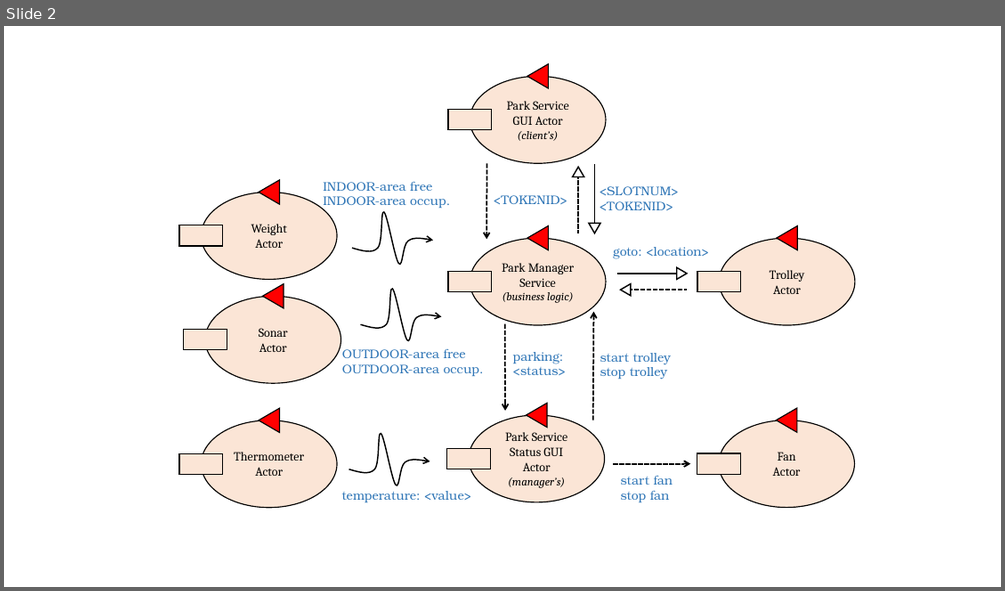
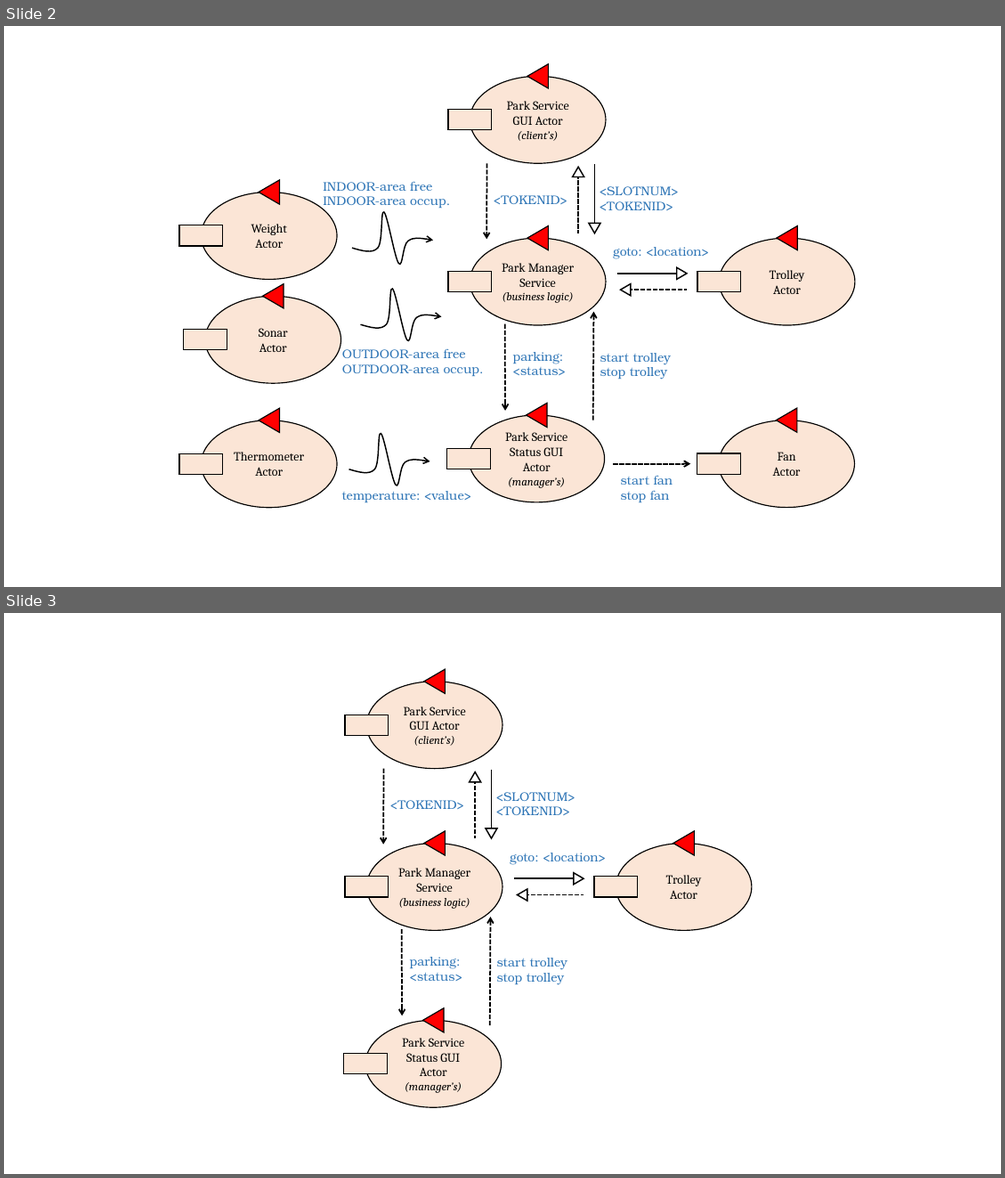
Before and after one commit to JackFantaz/Automated-Car-Parking, a slide deck: userDocs/img/final_task_schema.pptx. Shown one above the other, each under a label of ours: slide 2 before the commit, slides 2 and 3 after it. The pictures are 1005x591 and 1005x1178 pixels, drawn with LibreOffice and Linux fonts; fonts in the diff are those of the drawing. Boxes give left, top, right and bottom in pixels: in the first picture for what was removed or moved away, otherwise in the second. Text is boxed around its words. In the diff, an @@ line names an element or a change of style, - is before the commit and + after.

```diff
--- a/userDocs/img/final_task_schema.pptx
+++ b/userDocs/img/final_task_schema.pptx
@@ slide 3 added at [4, 613, 1001, 1174], background #FFFFFF @@
@@ ellipse added at [367, 681, 502, 769], fill #FBE5D6, outline #000000 1 pt, 12 pt, text #000000 @@
+Park Service GUI Actor
+(client’s)
@@ triangle added at [424, 669, 445, 693], fill #FF0000, outline #000000 1 pt @@
@@ rectangle added at [345, 714, 388, 736], fill #FBE5D6, outline #000000 1 pt @@
@@ arrow added from (384, 769) to (383, 844), #000000 1.5 pt dashed @@
@@ group added at [469, 770, 498, 838]: 2 lines, 2 triangles @@
@@ text added at [496, 792, 575, 815], 12 pt, text #2E75B6 @@
+<SLOTNUM>
+<TOKENID>
@@ text added at [390, 800, 464, 809], 12 pt, text #2E75B6 @@
+<TOKENID>
@@ ellipse added at [367, 844, 502, 931], fill #FBE5D6, outline #000000 1 pt, 12 pt, text #000000 @@
+Park Manager Service
+(business logic)
@@ triangle added at [424, 831, 445, 855], fill #FF0000, outline #000000 1 pt @@
@@ text added at [510, 852, 606, 865], 12 pt, text #2E75B6 @@
+goto: <location>
@@ ellipse added at [615, 844, 752, 931], fill #FBE5D6, outline #000000 1 pt, 12 pt, text #000000 @@
+Trolley
+Actor
@@ triangle added at [673, 831, 695, 855], fill #FF0000, outline #000000 1 pt @@
@@ rectangle added at [345, 876, 388, 897], fill #FBE5D6, outline #000000 1 pt @@
@@ rectangle added at [594, 876, 638, 897], fill #FBE5D6, outline #000000 1 pt @@
@@ group added at [515, 872, 584, 900]: 2 lines, 2 triangles @@
@@ arrow added from (402, 929) to (402, 1015), #000000 1.5 pt dashed @@
@@ arrow added from (490, 1025) to (491, 916), #000000 1.5 pt dashed @@
@@ text added at [410, 957, 462, 981], 12 pt, text #2E75B6 @@
+parking:
+<status>
@@ text added at [497, 957, 567, 985], 12 pt, text #2E75B6 @@
+start trolley
+stop trolley
@@ triangle added at [423, 1008, 444, 1032], fill #FF0000, outline #000000 1 pt @@
@@ ellipse added at [365, 1020, 502, 1107], fill #FBE5D6, outline #000000 1 pt, 12 pt, text #000000 @@
+Park Service Status GUI Actor
+(manager’s)
@@ rectangle added at [343, 1054, 387, 1074], fill #FBE5D6, outline #000000 1 pt @@
```
Also in this commit, not shown: 2 other files.
